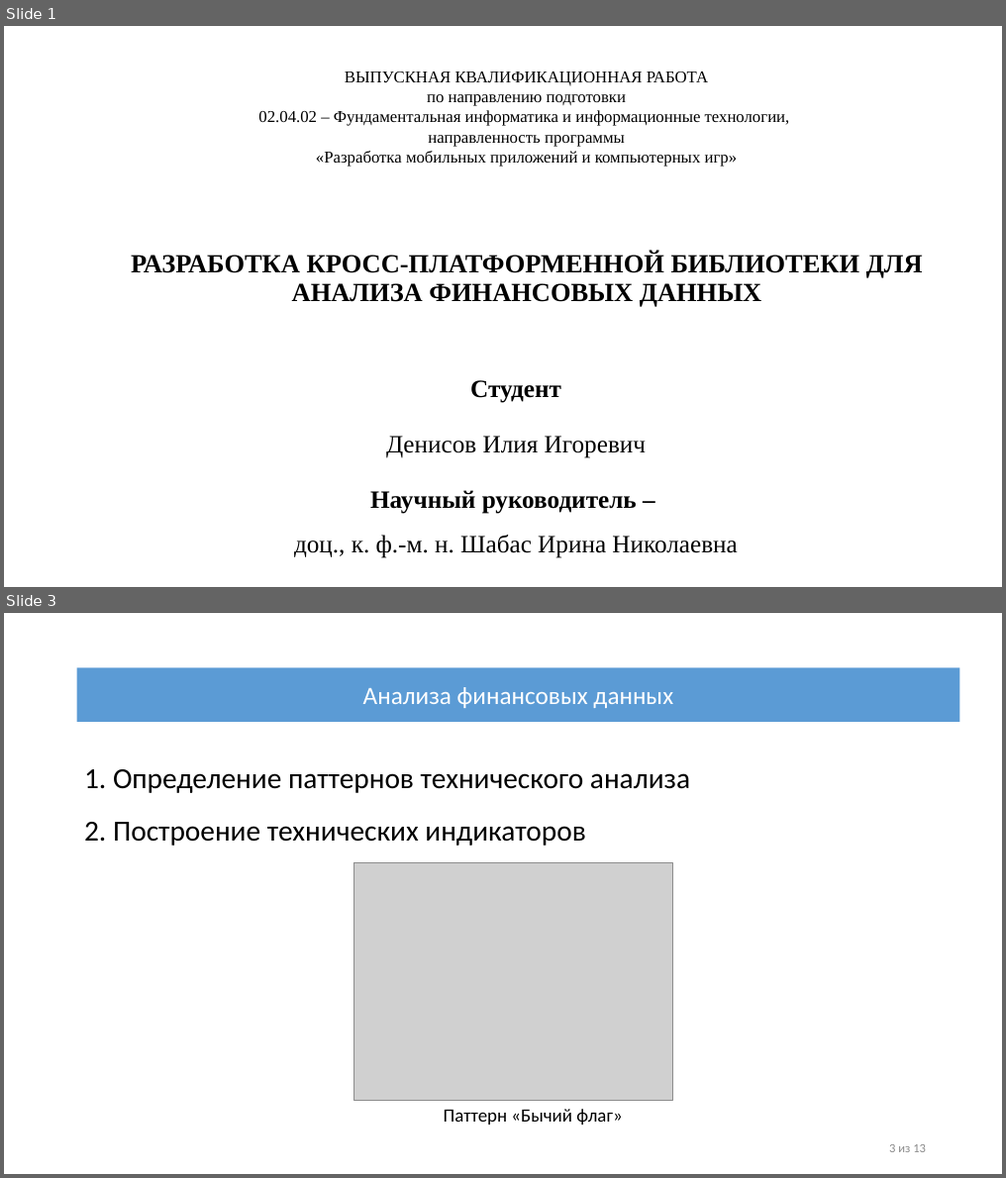
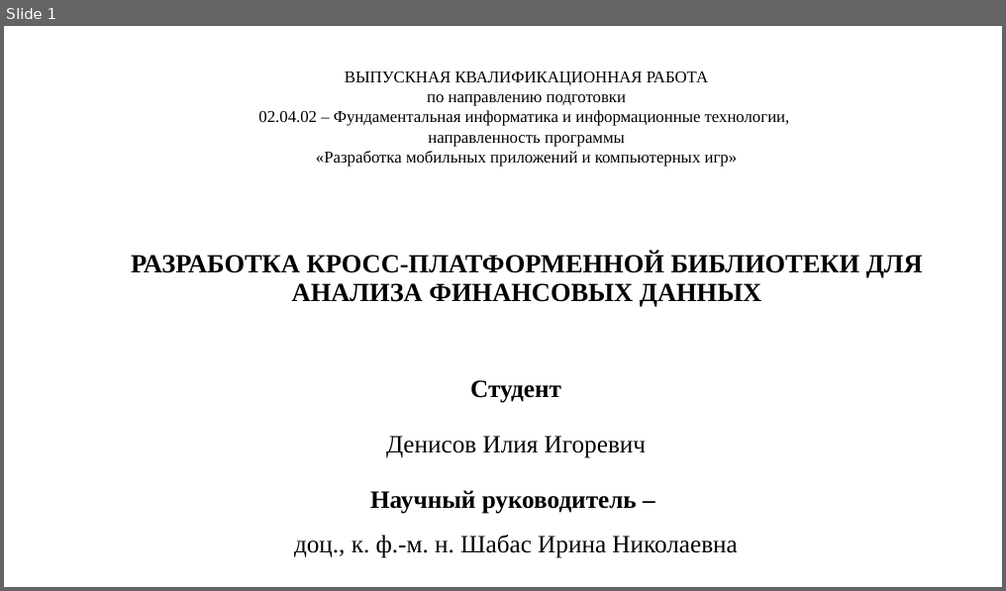
Before and after one commit to IliiaDenisov/masters-thesis, a slide deck: src/Презентация диплома.pptx. Shown one above the other, each under a label of ours: slides 1 and 3 before the commit, slide 1 after it; the slides between them are not shown. The pictures are 1006x1178 and 1006x591 pixels, drawn with LibreOffice and Linux fonts; fonts in the diff are those of the drawing; grey boxes stand for pictures. Boxes give left, top, right and bottom in pixels: in the first picture for what was removed or moved away, otherwise in the second. Text is boxed around its words. In the diff, an @@ line names an element or a change of style, - is before the commit and + after.

```diff
--- a/src/Презентация диплома.pptx
+++ b/src/Презентация диплома.pptx
@@ slide 3 removed at <box>4,613,1002,1174</box>, background #FFFFFF @@
@@ rectangle removed at <box>76,667,959,722</box> @@
-Анализа финансовых данных
@@ text removed at <box>84,769,690,846</box> @@
-1. Определение паттернов технического анализа
-2. Построение технических индикаторов
@@ picture removed at <box>354,863,672,1100</box> @@
@@ text removed at <box>444,1109,622,1125</box> @@
-Паттерн «Бычий флаг»
@@ text removed at <box>889,1145,926,1153</box> @@
-3 из 13
```
Also in this commit, not shown: 14 slides changed, 4 slides added, 1 other slide removed.
